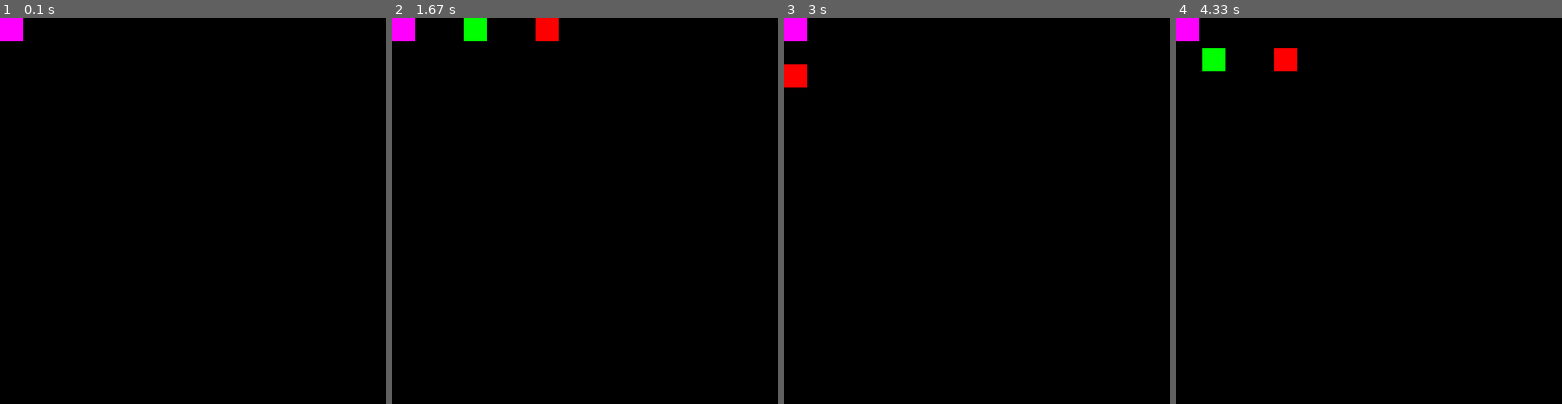
Above: before the commit, frames 1-4 (left to right).
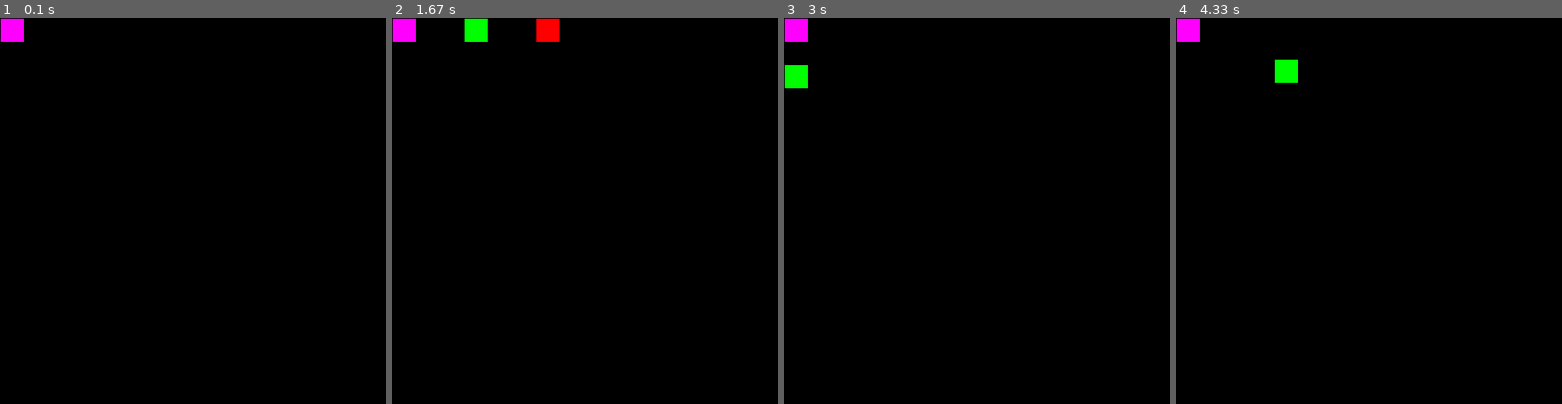
Above: after the commit, the same moments.

Repository: Dabaridu/python_pygame_fgc_game
Game: pygame game, started from ThisIsAGameYes.py
Two runs of this game, one before a commit and one after it. Both use one fixed random seed, a clock stepped at 60 frames per second and the inputs below.
Inputs:
- Up to frame 1 (0.1 s): no input
- Up to frame 2 (1.67 s): hold Right 0.33-0.8 s; hold Right 1.17-1.63 s; hold D 1.17-1.63 s
- Up to frame 3 (3 s): hold Left 1.67-2.2 s; hold A 1.67-2.2 s; hold Down 2.23-2.53 s; hold S 2.23-2.53 s; hold Left 2.57-2.97 s; hold A 2.57-2.97 s
- Up to frame 4 (4.33 s): hold Up 3-3.37 s; hold W 3-3.37 s; hold Right 3.4-4.03 s; hold D 3.4-4.03 s; hold Down from 4.07 s (still down); hold S from 4.07 s (still down)

The runs differ from the first frame. In frame 1, less than 0.1% of the frame differs, in the area x 0-7%, y 0-7%; in frame 2, 0.1%; in frame 3, 0.4%; in frame 4, 1.0%, in the area x 0-32%, y 0-17%.

Commit message:
Further Fixes 	modified:   ThisIsAGameYes.py

Diff:
--- a/ThisIsAGameYes.py
+++ b/ThisIsAGameYes.py
@@ -22,7 +22,6 @@
 conString4 = 0 #--> aka nimata še definiranih user inputov
 
 class player:
-
     def __init__(self, xpos, ypos,speed, colour, controlString):
         self.xpos = xpos
         self.ypos = ypos
@@ -48,11 +47,36 @@
         pygame.draw.rect(win, (self.colour), (self.xpos, self.ypos, width, height))
         # pygame.display.update() #če to vklopš nazaj bo za vsazga playerja posebej screen updatal in bo flickering mess --> don do it
 
+class Cone:
+    def __init__(self, xpos, ypos, colour, Drawn):
+        self.xpos = xpos
+        self.ypos = ypos
+        self.colour = colour
+        self.Drawn = Drawn
+
+    def hide(self):
+        self.Drawn = 0
+
+    def show(self):
+        self.Drawn = 1
+
+
+
 #naredimo igralce za to igro
 player1 = player(0, 0, 1, red,  conString1)
 player2 = player(0, 0, 1, blu,  conString2)
 player3 = player(0, 0, 1, gren, conString3)
 player4 = player(0, 0, 1, pink, conString4)
+
+players = [player1, player2, player3, player4] #player array, cuz lazy
+
+#grafika:
+#naredi array kaj vse je na polju kar boš posodobil vsak frame
+
+
+#making a playing field
+
+
 
 mainloop = True
 while mainloop:
@@ -68,9 +92,21 @@
     #calling all player inputs
     player1.input()
     player2.input()
-    # player3.input() # nimata še contString-a -->
-    # player4.input() #--> aka nimata še definiranih user inputov
+    # player3.input() # nimata še contString-a aka nimata še definiranih user inputov
+    # player4.input() # nimata še contString-a aka nimata še definiranih user inputov
 
+    #limiting player movement to screen
+    pCount = 0 #counting thrue all the players
+    while pCount <= 3:
+        if players[pCount].xpos <= 0:
+            players[pCount].xpos += 1
+        if players[pCount].xpos >= (resoLution[0] - width):
+            players[pCount].xpos -= 1
+        if players[pCount].ypos <= 0:
+            players[pCount].ypos += 1
+        if players[pCount].ypos >= (resoLution[1] - height):
+            players[pCount].ypos -= 1
+        pCount += 1
 
     #drawing their commands, update screen
     win.fill((0,0,0))  # Fills the screen with black
